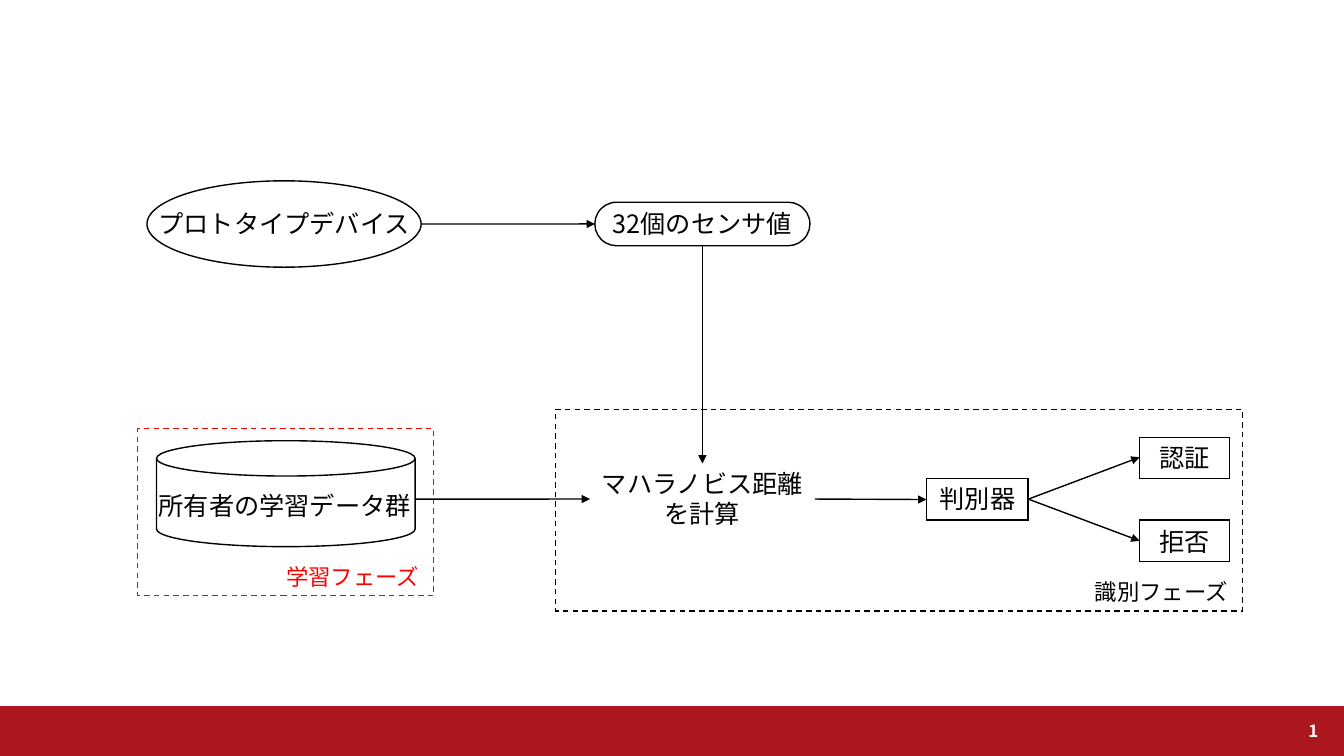
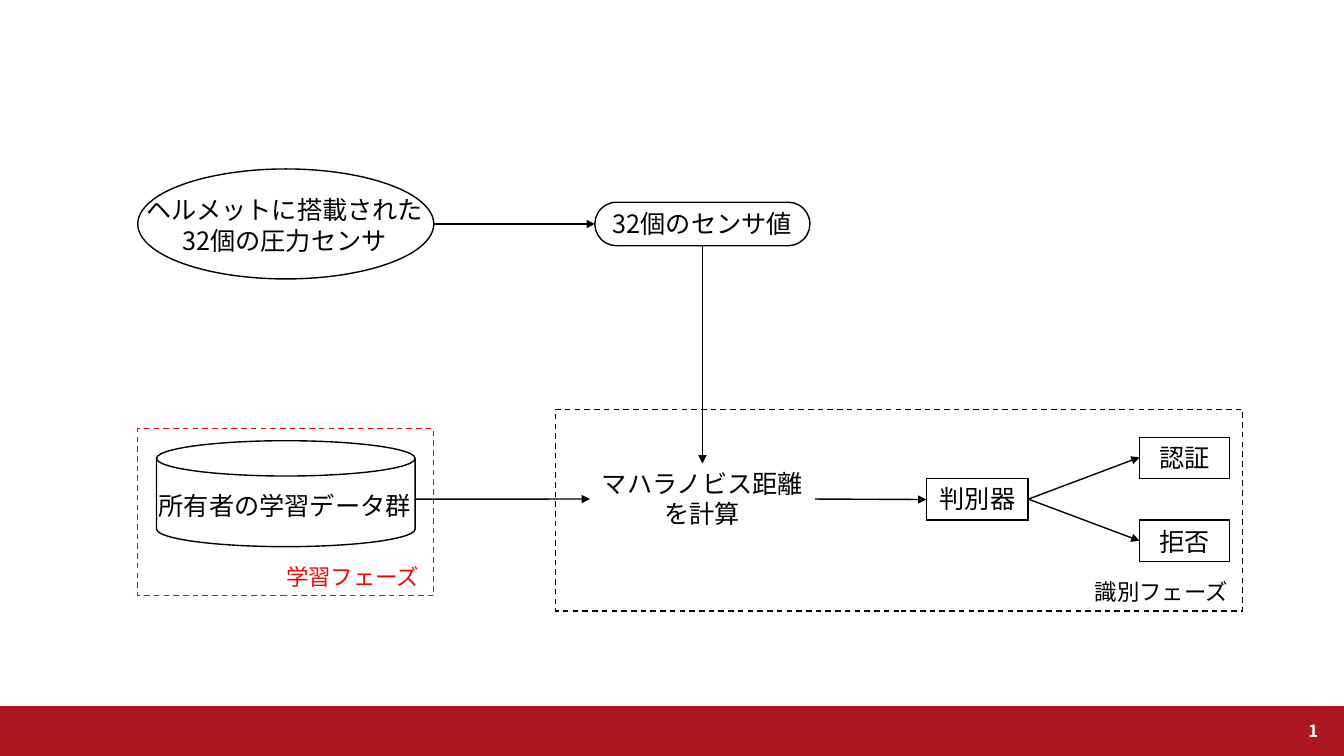
Before and after one commit to a2h1r0/lab, a slide deck: slide 1 of ヘルメット/卒論/初稿/figure/source/fig_data.pptx. Drawn at 1344x756 pixels with LibreOffice and Linux fonts; fonts in the diff are those of the drawing; background and template pictures are left out. Boxes give left, top, right and bottom in pixels: in the first picture for what was removed or moved away, otherwise in the second. Text is boxed around its words. In the diff, an @@ line names an element or a change of style, - is before the commit and + after.

```diff
--- a/ヘルメット/卒論/初稿/figure/source/fig_data.pptx
+++ b/ヘルメット/卒論/初稿/figure/source/fig_data.pptx
@@ ellipse: place and size @@
-ellipse at <box>147,180,421,267</box>
+ellipse at <box>138,169,435,279</box>
@@ text at <box>146,194,423,252</box>: text changed @@
-プロトタイプデバイス
+ヘルメットに搭載された
+32個の圧力センサ
@@ arrow moved from (421, 224) - (595, 224) to (434, 224) - (595, 224) @@
```
Also in this commit, not shown: 3 other files.
